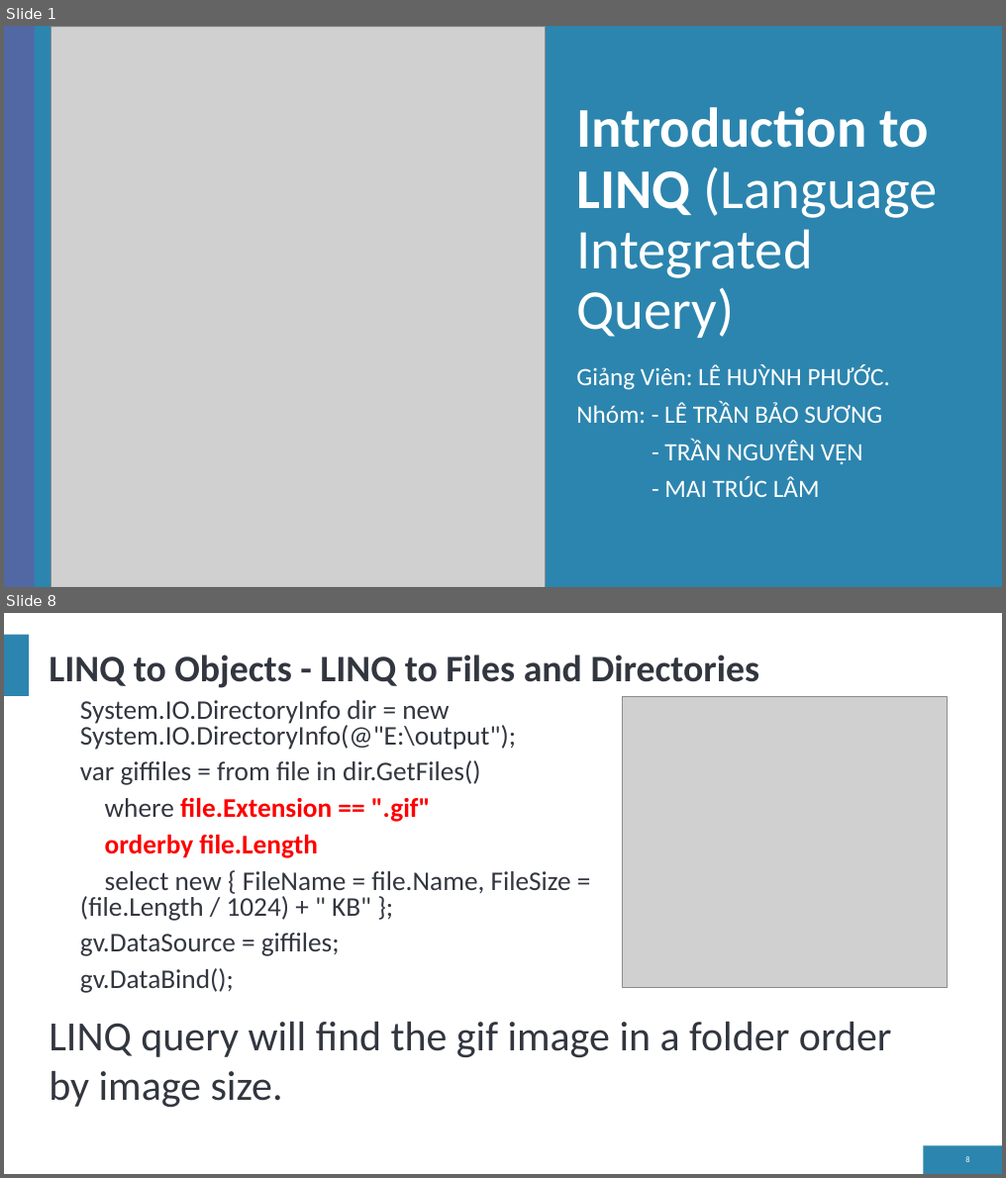
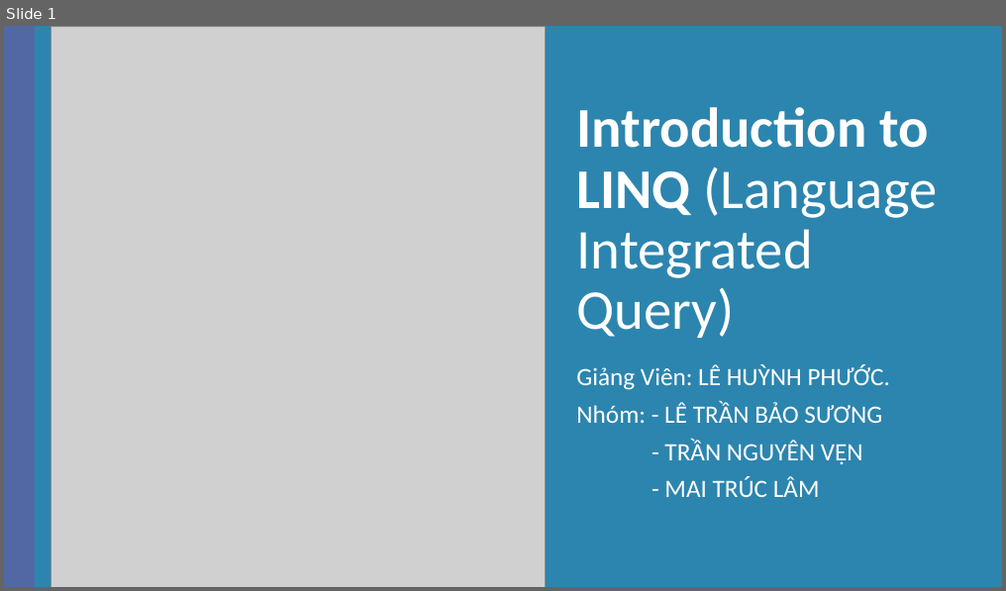
Before and after one commit to letranbaosuong/Lap-Trinh-Moi-Truong-Truc-Quan, a slide deck: Bao_Cao/LinQ.pptx. Shown one above the other, each under a label of ours: slides 1 and 8 before the commit, slide 1 after it; the slides between them are not shown. The pictures are 1006x1178 and 1006x591 pixels, drawn with LibreOffice and Linux fonts; fonts in the diff are those of the drawing; grey boxes stand for pictures. Boxes give left, top, right and bottom in pixels: in the first picture for what was removed or moved away, otherwise in the second. Text is boxed around its words. In the diff, an @@ line names an element or a change of style, - is before the commit and + after.

```diff
--- a/Bao_Cao/LinQ.pptx
+++ b/Bao_Cao/LinQ.pptx
@@ slide 8 removed at bbox=[4, 613, 1002, 1174], background #FFFFFF; not listed: 2 template elements that a slide beside it also shows @@
@@ title removed at bbox=[49, 655, 760, 688] @@
-LINQ to Objects - LINQ to Files and Directories
@@ text removed at bbox=[80, 700, 571, 993] @@
-System.IO.DirectoryInfo dir = new System.IO.DirectoryInfo(@"E:\output");
-var giffiles = from file in dir.GetFiles()
-where file.Extension == ".gif"
-orderby file.Length
-select new { FileName = file.Name, FileSize = (file.Length / 1024) + " KB" };
-gv.DataSource = giffiles;
-gv.DataBind();
@@ picture removed at bbox=[623, 696, 947, 987] @@
@@ text removed at bbox=[49, 1022, 892, 1108] @@
-LINQ query will find the gif image in a folder order by image size.
@@ page number removed at bbox=[965, 1157, 969, 1162] @@
-8
```
Also in this commit, not shown: 11 slides added, 54 other slides removed, 46 other files.
